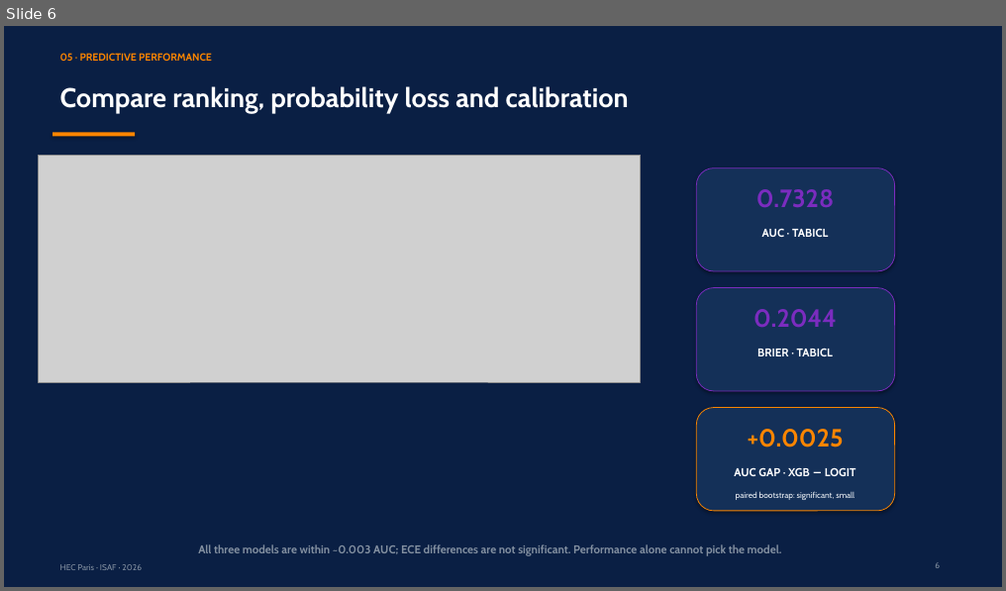
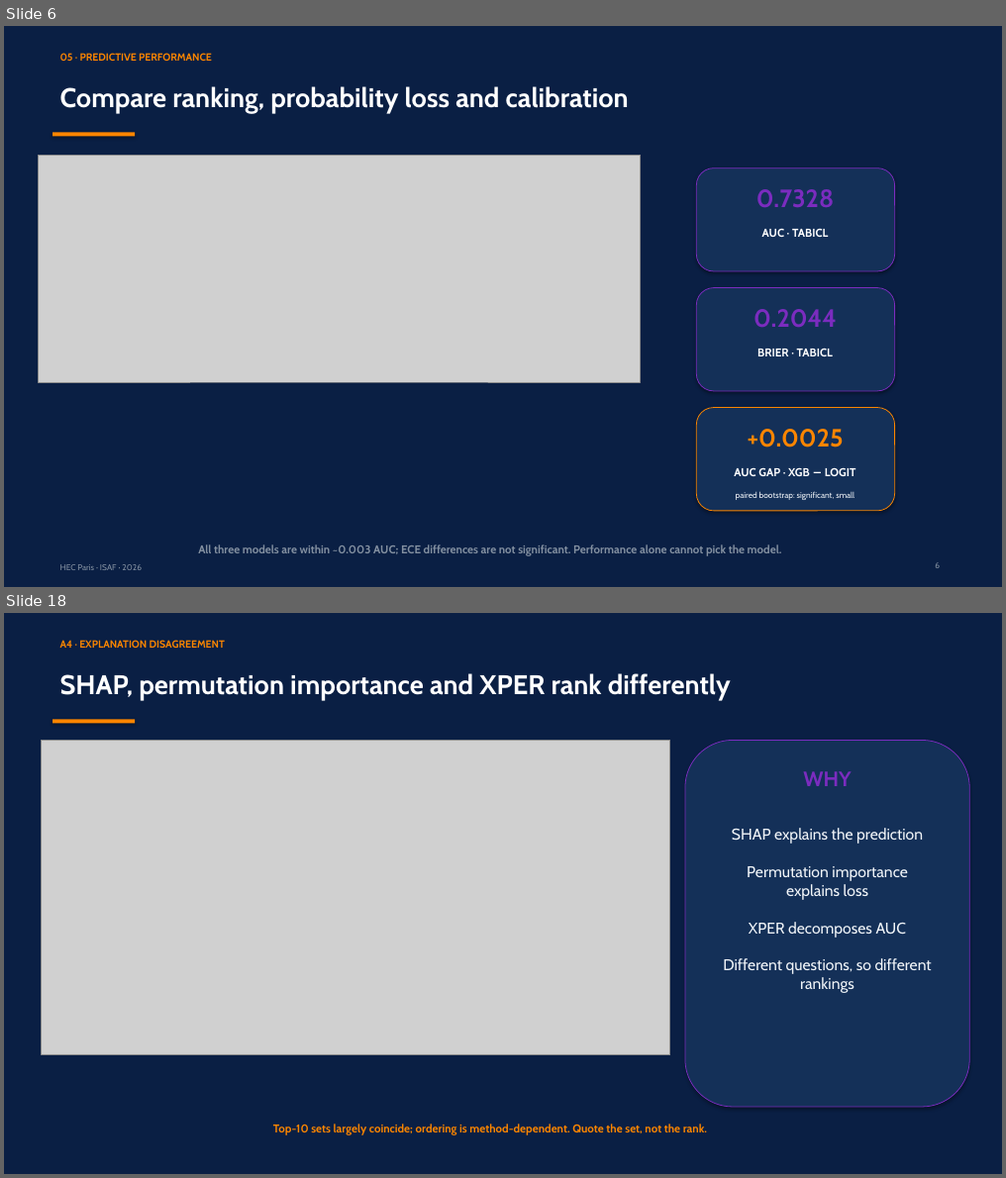
Before and after one commit to RyanBalech/recidivism-forecasting-analysis, a slide deck: reports/ISAF_Recidivism_Presentation.pptx. Shown one above the other, each under a label of ours: slide 6 before the commit, slides 6 and 18 after it; the slides between them are not shown. The pictures are 1006x591 and 1006x1178 pixels, drawn with LibreOffice and Linux fonts; fonts in the diff are those of the drawing; grey boxes stand for pictures. Boxes give left, top, right and bottom in pixels: in the first picture for what was removed or moved away, otherwise in the second. Text is boxed around its words. In the diff, an @@ line names an element or a change of style, - is before the commit and + after.

```diff
--- a/reports/ISAF_Recidivism_Presentation.pptx
+++ b/reports/ISAF_Recidivism_Presentation.pptx
@@ slide 18 added at bbox=[4, 613, 1002, 1174], background #0A1F44 @@
@@ text added at bbox=[60, 640, 225, 648], 10 pt, text #FB8500, bold @@
+A4 · EXPLANATION DISAGREEMENT
@@ text added at bbox=[60, 673, 731, 700], 26 pt, text #FFFFFF, bold @@
+SHAP, permutation importance and XPER rank differently
@@ rectangle added at bbox=[53, 719, 135, 724], fill #FB8500 @@
@@ picture added at bbox=[42, 741, 670, 1056] @@
@@ rounded rectangle added at bbox=[685, 741, 969, 1107], fill #143058, outline #7B2CBF 0.75 pt @@
@@ text added at bbox=[803, 771, 850, 786], 20 pt, text #7B2CBF, bold @@
+WHY
@@ text added at bbox=[723, 828, 932, 993], 15 pt, text #F0F4F8 @@
+SHAP explains the prediction
+Permutation importance explains loss
+XPER decomposes AUC
+Different questions, so different rankings
@@ text added at bbox=[273, 1124, 707, 1136], 11 pt, text #FB8500, bold @@
+Top-10 sets largely coincide; ordering is method-dependent. Quote the set, not the rank.
```
Also in this commit, not shown: 10 slides changed, 4 other slides added, 1 slide removed, 30 other files.
